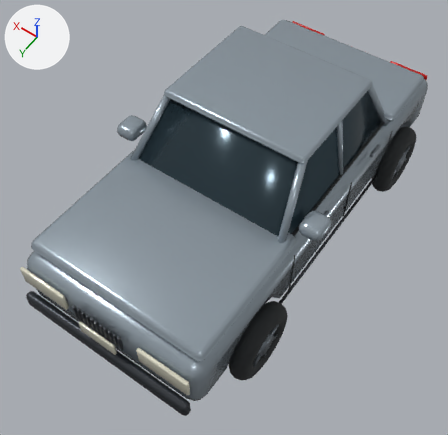
Before and after pictures for a commit that changed the Blender file assets/models/source/sedan.blend.
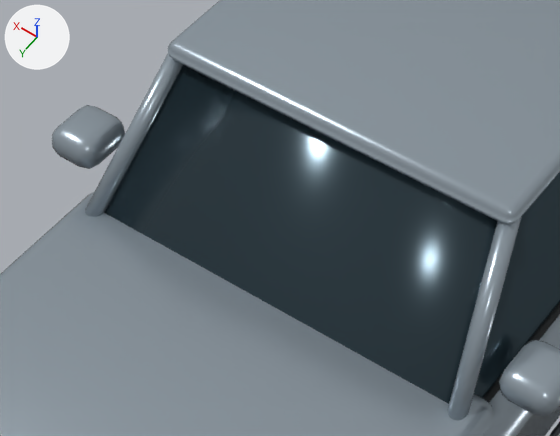
The first picture shows the older version from a 50 mm lens placed at (-2.08, 3.34, 5.07), pointed at (-0.02, 0.45, 0.53). The close-ups show the older and then the newer version on the part from 21% to 72% of the width and 17% to 57% of the height of that picture. Only the edits that show in the close-ups are written down. Every picture has the same lights, and +X, +Y and +Z are marked at upper left.

Before the edit, the objects in view are built like this:
```python
me_cabin = bpy.data.meshes.new('Cabin')
me_cabin.from_pydata([(-0.79, -1.1, 0.95), (0.79, -1.1, 0.95), (-0.79, 0.8, 0.95), (0.79, 0.8, 0.95), (-0.66, -0.78, 1.57), (0.66, -0.78, 1.57), (-0.66, 0.3, 1.57), (0.66, 0.3, 1.57)], [], [(0, 1, 5, 4), (2, 6, 7, 3), (0, 4, 6, 2), (1, 3, 7, 5), (4, 5, 7, 6)])
me_cabin.polygons.foreach_set('use_smooth', [True] * 5)
me_cabin.materials.append(mat_window_glass)  # dark blue #2c3d46
me_cube_001 = bpy.data.meshes.new('Cube.001')
me_cube_001.from_pydata(...)  # 900 vertices, 762 faces; spans x -1.05..1.05, y -2.03..2.03, z -0.28..0.95
me_cube_001.materials.append(mat_paint)  # grey #99a6af
ob_paint = bpy.data.objects.new('Paint', me_cube_001)
ob_paint.location = (0.0, 0.0, 0.67)
ob_window_glass = bpy.data.objects.new('Window glass', me_cabin)
ob_window_glass.location = (0.0, 0.0, 0.0)
```
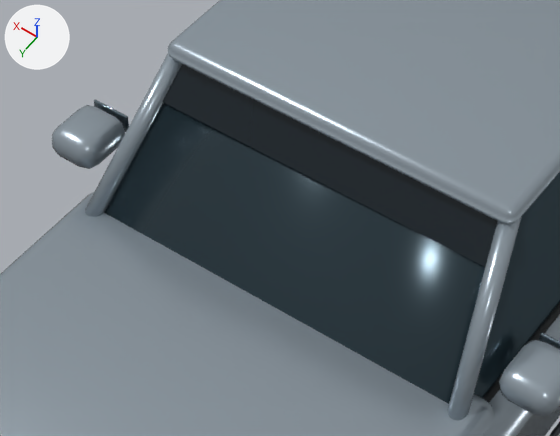
Pixel boxes (x1, y1, x2, y2) of what changed, in the close-ups (560 x 436 px):
'Window sunstrip', added (black): after (162, 64, 497, 267)
'Mirror glass', added: after (94, 99, 560, 349)

What changed in the scene script:
```text
Add mat_mirror_glass:
    mat_mirror_glass = principled_material('Mirror glass')
    mat_mirror_glass.base_color = (0.19, 0.25, 0.29)  # greyish blue #798993
    mat_mirror_glass.metallic = 0.85
    mat_mirror_glass.roughness = 0.12
Add mat_window_sunstrip:
    mat_window_sunstrip = principled_material('Window sunstrip')
    mat_window_sunstrip.base_color = (0.008, 0.016, 0.023)  # black #16222a
    mat_window_sunstrip.metallic = 0.18
    mat_window_sunstrip.roughness = 0.25
Add me_cube_008:
    me_cube_008.from_pydata(...)  # 192 vertices, 196 faces; spans x -0.08..1.97, y -0.01..0.01, z -0.04..0.04
    me_cube_008.polygons.foreach_set('use_smooth', [True] * 196)
    me_cube_008.materials.append(mat_mirror_glass)  # greyish blue #798993
Add me_windshield_upper_tint:
    me_windshield_upper_tint.from_pydata([(-0.69, 0.422, 1.431), (0.69, 0.422, 1.431), (0.66, 0.307, 1.574), (-0.66, 0.307, 1.574)], [], [(0, 3, 2, 1)])
    me_windshield_upper_tint.polygons.foreach_set('use_smooth', [True] * 1)
    me_windshield_upper_tint.materials.append(mat_window_sunstrip)  # black #16222a
Add ob_mirror_glass:
    ob_mirror_glass = bpy.data.objects.new('Mirror glass', me_cube_008)
    ob_mirror_glass.location = (-0.946, 0.389, 1.18)
Add ob_window_sunstrip:
    ob_window_sunstrip = bpy.data.objects.new('Window sunstrip', me_windshield_upper_tint)
    ob_window_sunstrip.location = (0.0, 0.0, 0.0)
```
